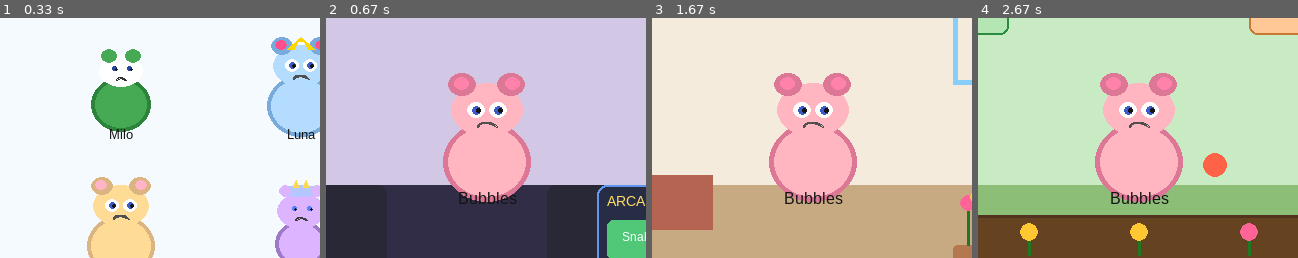
Above: before the commit, frames 1-4 (left to right).
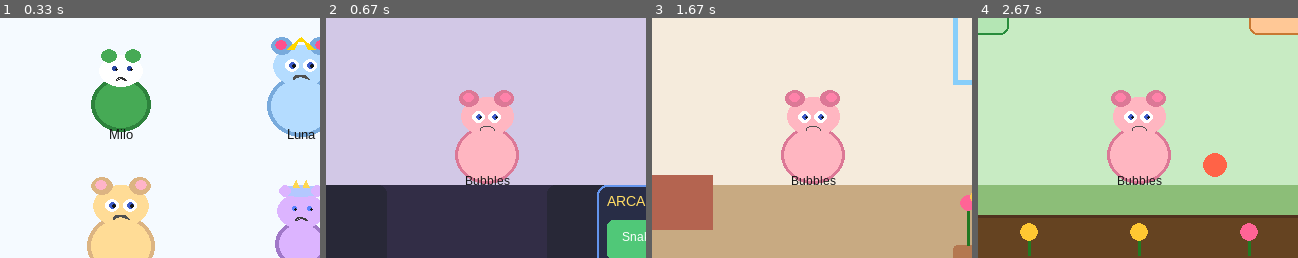
Above: after the commit, the same moments.

Repository: nickamis606/ourworld
Game: pygame game, started from main_pygame.py
The game is run twice, just before and just after one commit, with the same random seed, the same clock (stepped at 60 frames per second) and the same inputs.
Inputs (mouse positions are % of the whole screen's width and height, from its top left):
- Up to frame 1 (0.33 s): no input
- Up to frame 2 (0.67 s): tap Enter at 0.33 s
- Up to frame 3 (1.67 s): click "Rest (R)" at 0.72 s; hold M 1-1.47 s; click "Home" at 1.55 s
- Up to frame 4 (2.67 s): click "Play (P)" at 1.88 s; click "MAP (M)" at 2.22 s; click (47, 33) at 2.55 s
The pictures show only the part of the screen within x 28-78%, y 19-69%; the shares and areas given below are measured in that part.

Frame 1 is identical in both runs. In frame 2, 7.4% of the frame differs, in the area x 36-65%, y 22-78%; in frame 3, 7.5%; in frame 4, 7.5%.

Commit message:
tweak: reduce default pet size in MainScene after sprite normalization

Diff:
--- a/scenes/main_scene.py
+++ b/scenes/main_scene.py
@@ -10,7 +10,7 @@
 - ShopUI
 - ContextActions
 - ArcadePanel
-- MapOverlay (NEW)
+- MapOverlay
 """
 
 import pygame
@@ -25,7 +25,7 @@
 from ui.shop_ui import ShopUI
 from ui.context_actions import ContextActions
 from ui.arcade_panel import ArcadePanel
-from ui.map_overlay import MapOverlay   # NEW
+from ui.map_overlay import MapOverlay
 
 
 class MainScene(BaseScene):
@@ -48,7 +48,8 @@
         self.arcade_panel = ArcadePanel(self.small_font, self.tiny_font)
         self.map_overlay = MapOverlay(self.small_font, self.font)
 
-        self.pet_sprite = PetSprite(pet_config, size=1.3, pos=(340, 210))
+        # Pet sprite - size is now a multiplier on top of normalized base size
+        self.pet_sprite = PetSprite(pet_config, size=0.95, pos=(340, 210))
         self.pet_bob = 0.0
 
         self.map_mode = False
@@ -79,7 +80,6 @@
 
     def _handle_click(self, pos: tuple):
         if self.map_mode:
-            # Use MapOverlay for click detection
             clicked = self.map_overlay.get_clicked_location(pos)
             if clicked:
                 if clicked == "arcade":
@@ -89,7 +89,6 @@
                 self.map_mode = False
             return
 
-        # Main action buttons
         btn_rects = self.action_buttons.get_all_rects()
         if btn_rects["feed"].collidepoint(pos):
             self.start_action("feed")
@@ -104,14 +103,12 @@
 
         loc = self.game_state.pet.location
 
-        # Arcade
         if loc == "arcade":
             game = self.arcade_panel.get_clicked_game(pos)
             if game:
                 self.next_scene = "arcade"
                 return
 
-        # ShopUI
         if loc in ("sweeties_candy_shop", "gens_garden"):
             item = self.shop_ui.get_clicked_item(pos, loc)
             if item:
@@ -121,7 +118,6 @@
                     self.anim_state = {"type": "feed", "start": time.time()}
                 return
 
-        # ContextActions
         action = self.context_actions.get_clicked_action(pos, loc)
         if action:
             if action == "plant_flower":
@@ -213,7 +209,6 @@
         if loc == "arcade" and not self.map_mode:
             self.arcade_panel.draw(surface)
 
-        # Use MapOverlay when map_mode is active
         if self.map_mode:
             self.map_overlay.draw(surface, loc)
 
@@ -223,7 +218,6 @@
         hint = self.tiny_font.render("F/P/C/R • M=Map • Q=Quit", True, (100, 100, 100))
         surface.blit(hint, (15, 455))
 
-    # Only environment and animation drawing remain in MainScene
     def _draw_environment(self, surface, loc):
         if loc == "home":
             pygame.draw.rect(surface, (200, 170, 130), (0, 260, self.width, 220))
